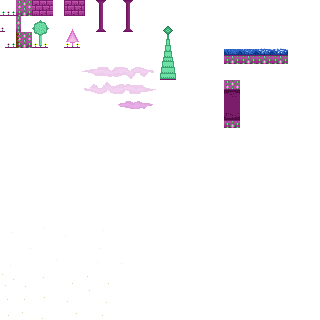
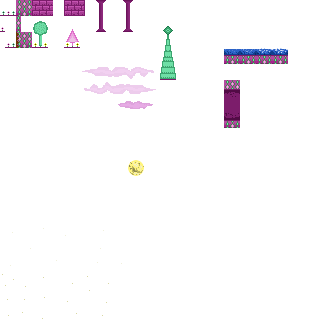
Comparing the layer stacks of the two 320px x 320px images. Changes:
added layer "moon" (73%) above "tilesheet.png" over [128, 160, 144, 176]
painted on "tilesheet.png" over [32, 20, 49, 29]
